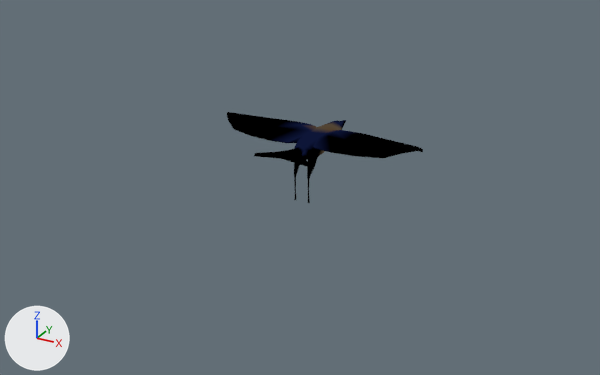
A saved change to the Blender file assets/house_crow.blend.
Both versions are drawn from a camera (50 mm lens) standing at (47.1, -86.6, 37.5) and looking at (1.9, -4.5, -3.6). The lights are fixed; the arrows at lower left show +X, +Y and +Z.

In view in the first picture: 'HouseCrow'.
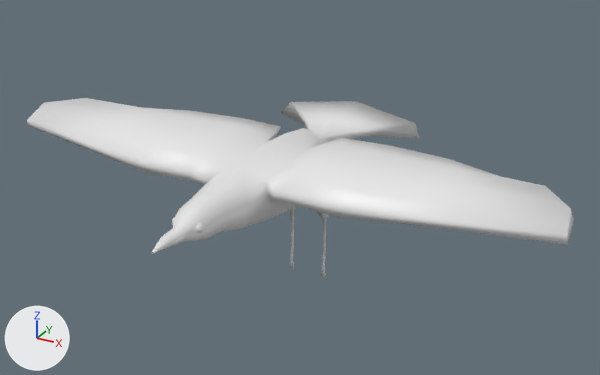
The change, as a list of edits to the scene's bpy script:
```text
Change mat_material:
    add n2 = _N.new('ShaderNodeBsdfPrincipled'); n2.name = 'Principled BSDF'
    add n2.inputs[2].default_value = 0.4  # 'Roughness'
    where n0 = _N.new('ShaderNodeOutputMaterial'); n0.name = 'Material Output'
    remove n1 = _N.new('ShaderNodeVertexColor'); n1.name = 'Vertex Color'
    remove _L.new(n1.outputs[0], n0.inputs[0])  # 'Color' to 'Surface'
    add _L.new(n2.outputs[0], n0.inputs[0])  # 'BSDF' to 'Surface'
Change me_housecrow:
    where me_housecrow.from_pydata(...)  # 193 vertices, 183 faces; spans x 0.0..14.2, y -9.0..9.4, z -7.0..1.8
    used by ob_housecrow; location = (0.0, 2.87, -0.48)
    me_housecrow part 1: the whole mesh is scaled about its middle by 2.5, then moved by (10.6, 4.6, -4.7)
Change ob_housecrow:
    ob_housecrow.location: (0.0, 2.87, -0.48) -> (0.0, -2.87, -0.48)
    ob_housecrow.rotation_euler: (0.0, 0.0, 0.0) -> (0.0, 0.0, -3.142)  # degrees (0, 0, 0) -> degrees (0, 0, -180)
```

Where the change shows, as pixel boxes [x1, y1, x2, y2] in the pictures (600 x 375 px):
'HouseCrow', recoloured, mesh rescaled, moved, turned
    before: [227, 112, 423, 203]
    after: [27, 98, 574, 277]
